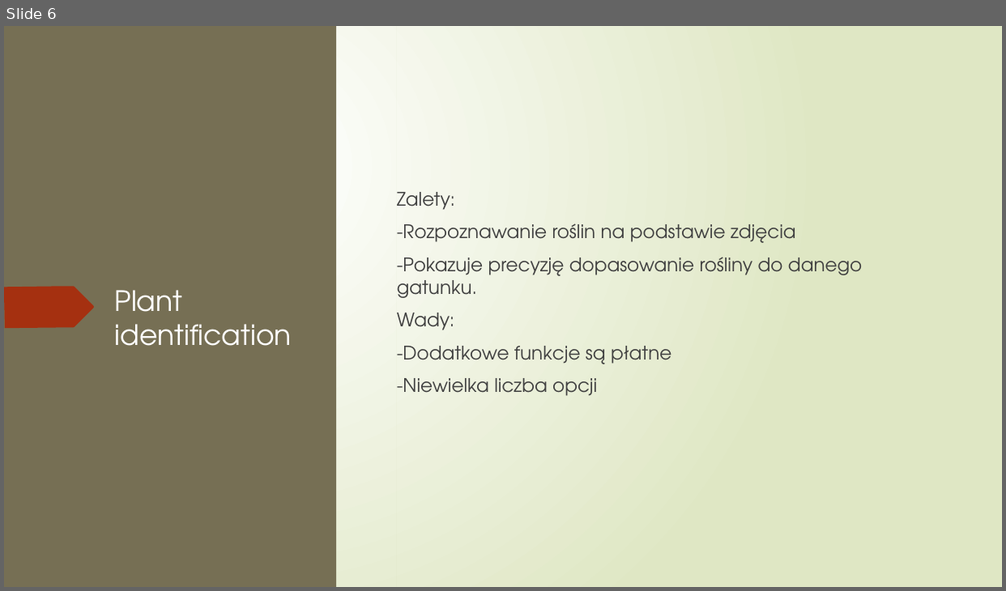
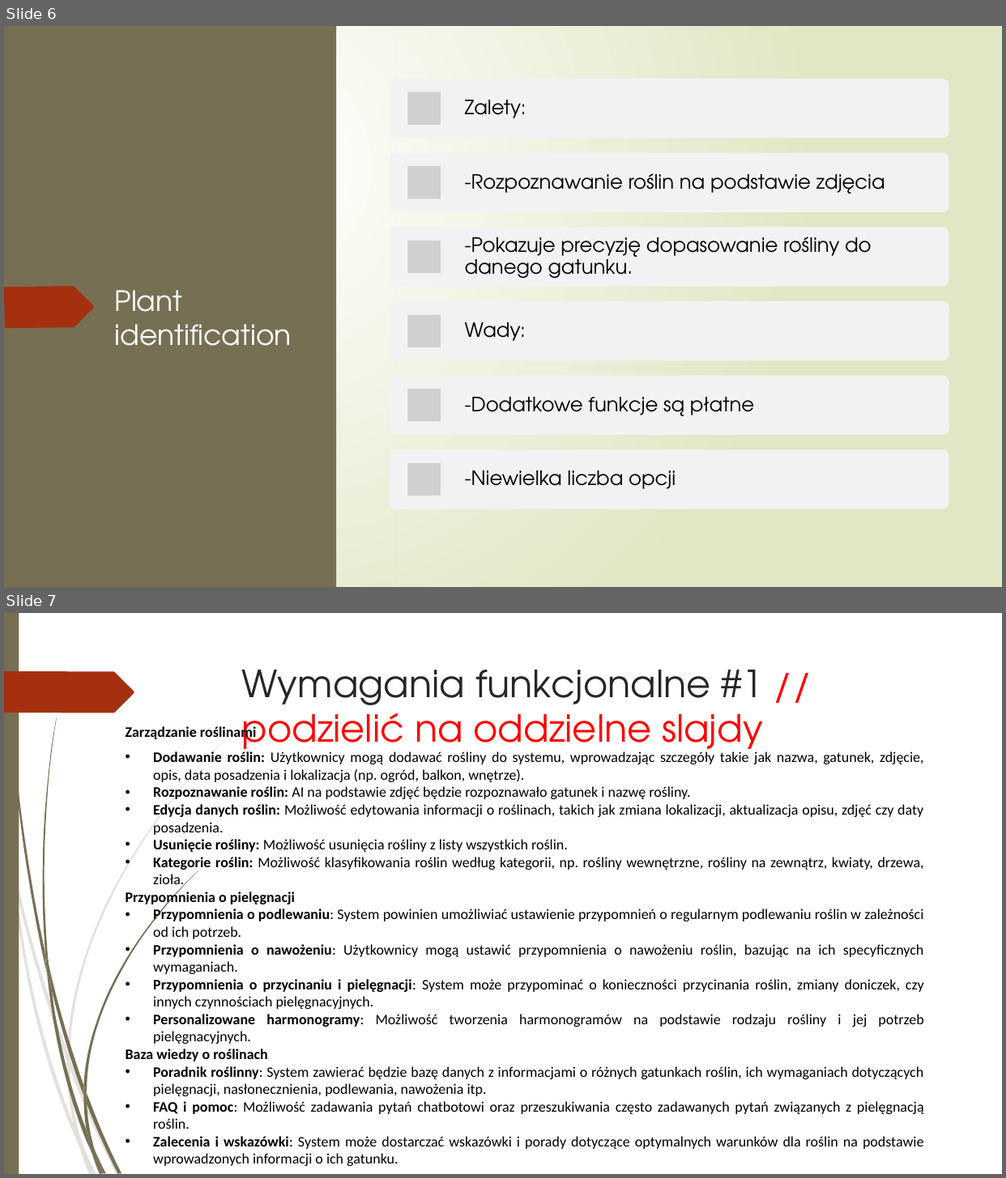
Before and after one commit to 247659/Plantify, a slide deck: Plantify.pptx. Shown one above the other, each under a label of ours: slide 6 before the commit, slides 6 and 7 after it. The pictures are 1006x591 and 1006x1178 pixels, drawn with LibreOffice and Linux fonts; fonts in the diff are those of the drawing; grey boxes stand for pictures. Boxes give left, top, right and bottom in pixels: in the first picture for what was removed or moved away, otherwise in the second. Text is boxed around its words. In the diff, an @@ line names an element or a change of style, - is before the commit and + after.

```diff
--- a/Plantify.pptx
+++ b/Plantify.pptx
@@ slide 7 added at box(4, 613, 1002, 1174), background #FFFFFF; not listed: 12 template elements that a slide beside it also shows @@
@@ title added at box(242, 670, 763, 760), 36 pt, text #FF0000 @@
+Wymagania funkcjonalne #1 // podzielić na oddzielne slajdy
@@ text added at box(126, 725, 924, 1166), 14 pt, text #000000 @@
+Zarządzanie roślinami
+• Dodawanie roślin: Użytkownicy mogą dodawać rośliny do systemu, wprowadzając szczegóły takie jak nazwa, gatunek, zdjęcie, opis, data posadzenia i lokalizacja (np. ogród, balkon, wnętrze).
+• Rozpoznawanie roślin: AI na podstawie zdjęć będzie rozpoznawało gatunek i nazwę rośliny.
+• Edycja danych roślin: Możliwość edytowania informacji o roślinach, takich jak zmiana lokalizacji, aktualizacja opisu, zdjęć czy daty posadzenia.
+• Usunięcie rośliny: Możliwość usunięcia rośliny z listy wszystkich roślin.
+• Kategorie roślin: Możliwość klasyfikowania roślin według kategorii, np. rośliny wewnętrzne, rośliny na zewnątrz, kwiaty, drzewa, zioła.
+Przypomnienia o pielęgnacji
+• Przypomnienia o podlewaniu: System powinien umożliwiać ustawienie przypomnień o regularnym podlewaniu roślin w zależności od ich potrzeb.
+• Przypomnienia o nawożeniu: Użytkownicy mogą ustawić przypomnienia o nawożeniu roślin, bazując na ich specyficznych wymaganiach.
+• Przypomnienia o przycinaniu i pielęgnacji: System może przypominać o konieczności przycinania roślin, zmiany doniczek, czy innych czynnościach pielęgnacyjnych.
+• Personalizowane harmonogramy: Możliwość tworzenia harmonogramów na podstawie rodzaju rośliny i jej potrzeb pielęgnacyjnych.
+Baza wiedzy o roślinach
+• Poradnik roślinny: System zawierać będzie bazę danych z informacjami o różnych gatunkach roślin, ich wymaganiach dotyczących pielęgnacji, nasłonecznienia, podlewania, nawożenia itp.
+• FAQ i pomoc: Możliwość zadawania pytań chatbotowi oraz przeszukiwania często zadawanych pytań związanych z pielęgnacją roślin.
+• Zalecenia i wskazówki: System może dostarczać wskazówki i porady dotyczące optymalnych warunków dla roślin na podstawie wprowadzonych informacji o ich gatunku.
@@ group added at box(12, 727, 237, 1148): 5 freeform shapes @@
@@ group added at box(42, 718, 198, 1153): 7 freeform shapes @@
@@ slide 6 changed as well @@
@@ text removed at box(397, 192, 862, 396) @@
-Zalety:
--Rozpoznawanie roślin na podstawie zdjęcia
--Pokazuje precyzję dopasowanie rośliny do danego gatunku.
-Wady:
--Dodatkowe funkcje są płatne
--Niewielka liczba opcji
@@ group added at box(390, 79, 948, 509): 6 rounded rectangles, 6 pictures, 6 texts @@
+Zalety:
+-Rozpoznawanie roślin na podstawie zdjęcia
+-Pokazuje precyzję dopasowanie rośliny do danego gatunku.
+Wady:
+-Dodatkowe funkcje są płatne
+-Niewielka liczba opcji
```
Also in this commit, not shown: 17 other slides changed, 3 other slides added, 10 slides removed, 10 other files.
